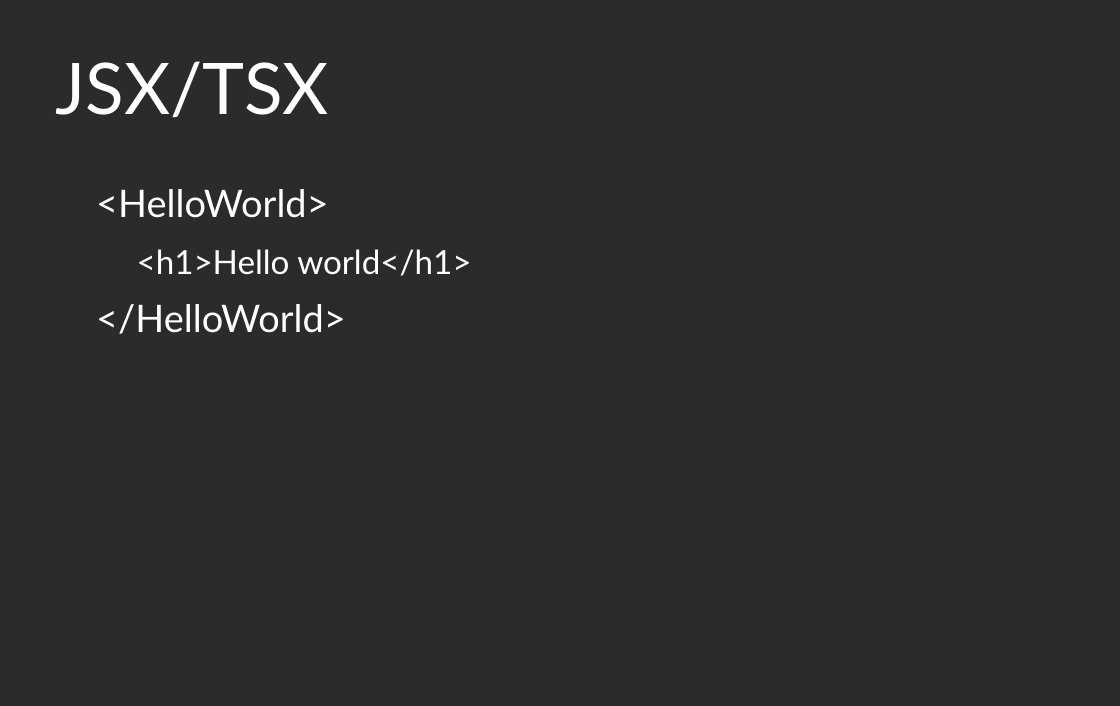
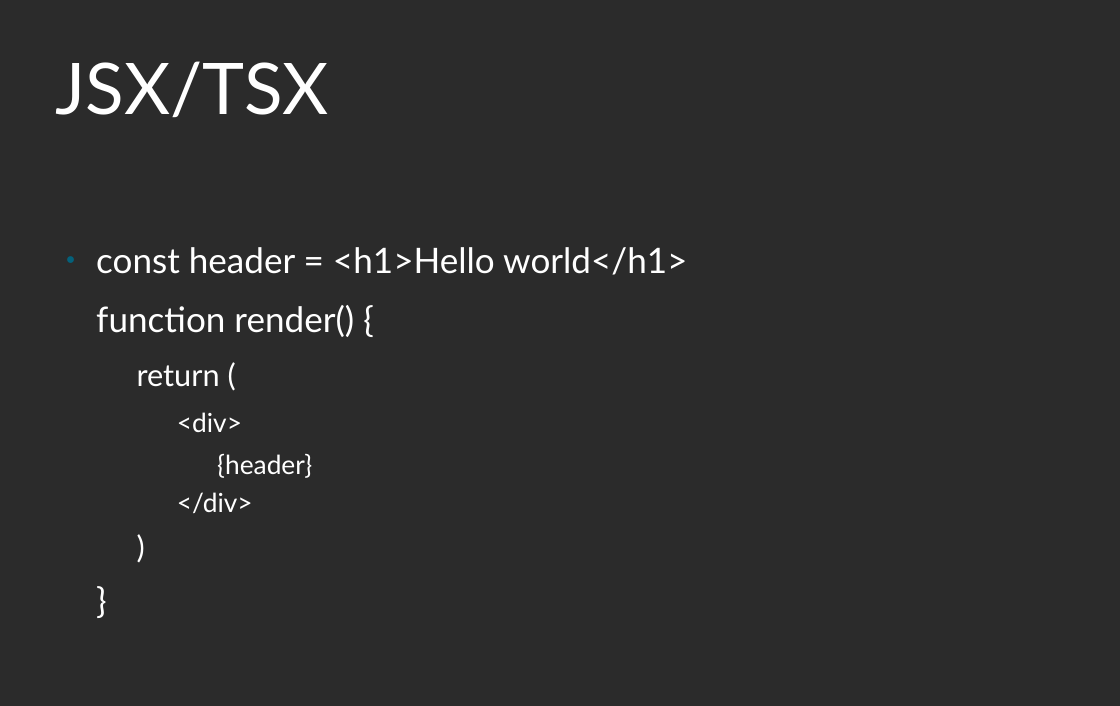
Before and after one commit to martinhrncir/starter, a slide deck: slide 7 of src/presentation/prezentace.odp. Drawn at 1120x706 pixels with LibreOffice and Linux fonts; fonts in the diff are those of the drawing; background and template pictures are left out; a plain dark background stands for a picture behind light text. Boxes give left, top, right and bottom in pixels: in the first picture for what was removed or moved away, otherwise in the second. Text is boxed around its words. In the diff, an @@ line names an element or a change of style, - is before the commit and + after.

```diff
--- a/src/presentation/prezentace.odp
+++ b/src/presentation/prezentace.odp
@@ text at box(96, 247, 687, 513): text changed; size 32 to 29.6 pt @@
-<HelloWorld>
-  <h1>Hello world</h1>
-</HelloWorld>
+● const header = <h1>Hello world</h1>
+function render() {
+  return (
+    <div>
+      {header}
+    </div>
+  )
+}
```
Also in this commit, not shown: 5 other slides changed, 2 slides added, 18 other files.
